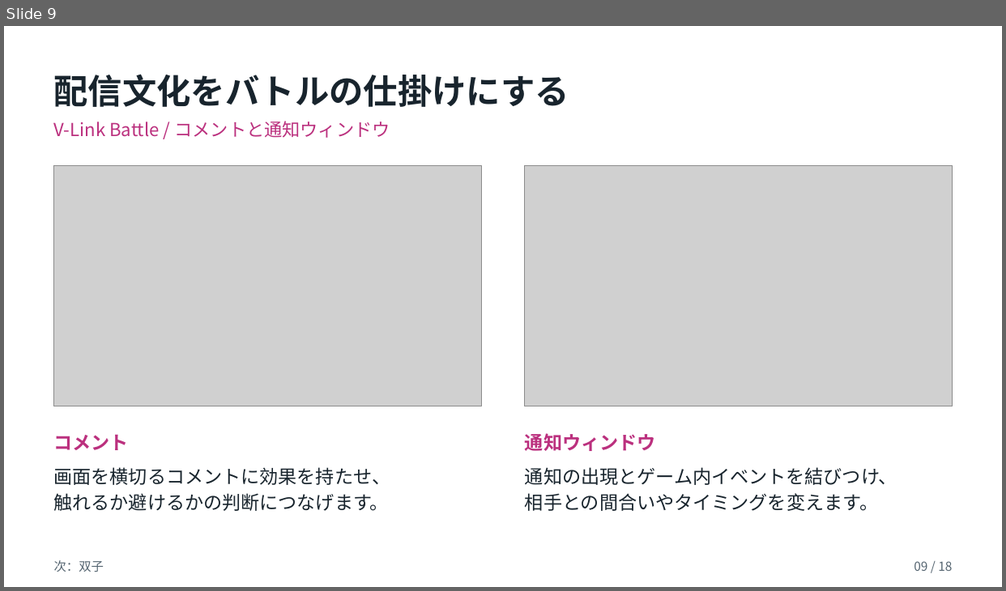
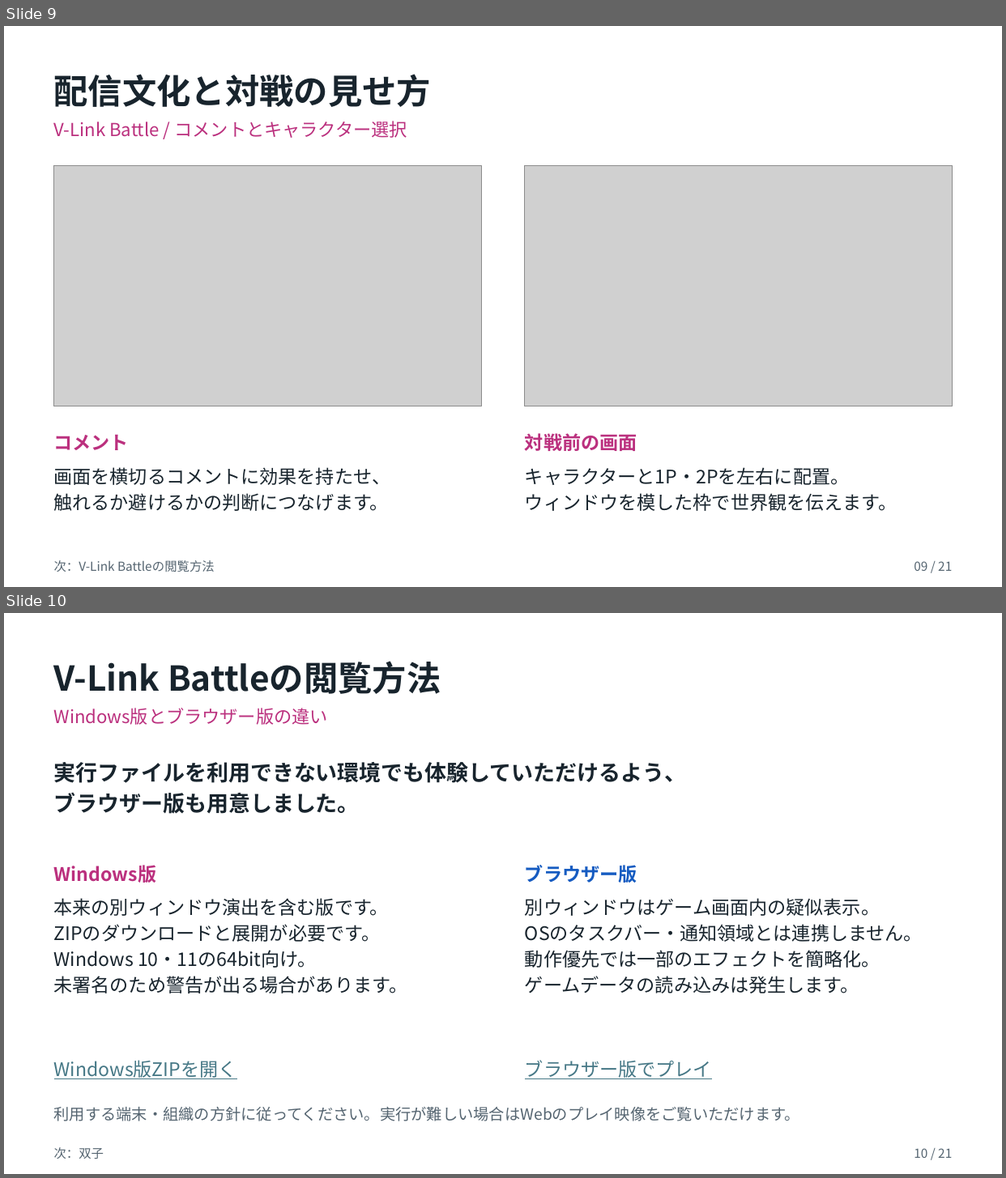
Before and after one commit to kuon-haruto/portfolio, a slide deck: documents/portfolio/島本善太_ポートフォリオ.pptx. Shown one above the other, each under a label of ours: slide 9 before the commit, slides 9 and 10 after it. The pictures are 1006x591 and 1006x1178 pixels, drawn with LibreOffice and Linux fonts; fonts in the diff are those of the drawing; grey boxes stand for pictures. Boxes give left, top, right and bottom in pixels: in the first picture for what was removed or moved away, otherwise in the second. Text is boxed around its words. In the diff, an @@ line names an element or a change of style, - is before the commit and + after.

```diff
--- a/documents/portfolio/島本善太_ポートフォリオ.pptx
+++ b/documents/portfolio/島本善太_ポートフォリオ.pptx
@@ slide 10 added at box(4, 613, 1002, 1174), background #FFFFFF @@
@@ text added at box(54, 661, 441, 694), 33 pt, text #18242D, bold @@
+V-Link Battleの閲覧方法
@@ text added at box(54, 708, 328, 725), 17.2 pt, text #BB307E @@
+Windows版とブラウザー版の違い
@@ text added at box(54, 762, 687, 814), 21 pt, text #18242D, bold @@
+実行ファイルを利用できない環境でも体験していただけるよう、
+ブラウザー版も用意しました。
@@ text added at box(54, 865, 157, 883), 18 pt, text #BB307E, bold @@
+Windows版
@@ text added at box(525, 865, 637, 883), 18 pt, text #155BC1, bold @@
+ブラウザー版
@@ text added at box(54, 898, 408, 994), 18 pt, text #18242D @@
+本来の別ウィンドウ演出を含む版です。
+ZIPのダウンロードと展開が必要です。
+Windows 10・11の64bit向け。
+未署名のため警告が出る場合があります。
@@ text added at box(525, 898, 923, 994), 18 pt, text #18242D @@
+別ウィンドウはゲーム画面内の疑似表示。
+OSのタスクバー・通知領域とは連携しません。
+動作優先では一部のエフェクトを簡略化。
+ゲームデータの読み込みは発生します。
@@ text added at box(54, 1060, 237, 1080), 18 pt, text #467886, underline @@
+Windows版ZIPを開く
@@ text added at box(525, 1060, 712, 1080), 18 pt, text #467886, underline @@
+ブラウザー版でプレイ
@@ text added at box(54, 1107, 800, 1122), 15 pt, text #556571 @@
+利用する端末・組織の方針に従ってください。実行が難しい場合はWebのプレイ映像をご覧いただけます。
@@ text added at box(54, 1148, 104, 1159), 12 pt, text #556571 @@
+次：双子
@@ text added at box(914, 1148, 952, 1158), 12 pt, text #556571 @@
+10 / 21
@@ slide 9 changed as well @@
@@ text at box(54, 74, 432, 107): text changed @@
-配信文化をバトルの仕掛けにする
+配信文化と対戦の見せ方
@@ text at box(54, 121, 407, 138): text changed @@
-V-Link Battle / コメントと通知ウィンドウ
+V-Link Battle / コメントとキャラクター選択
@@ text at box(525, 433, 637, 451): text changed @@
-通知ウィンドウ
+対戦前の画面
@@ text at box(525, 467, 897, 511): text changed @@
-通知の出現とゲーム内イベントを結びつけ、
-相手との間合いやタイミングを変えます。
+キャラクターと1P・2Pを左右に配置。
+ウィンドウを模した枠で世界観を伝えます。
@@ text at box(54, 561, 215, 572): text changed @@
-次：双子
+次：V-Link Battleの閲覧方法
@@ text at box(914, 561, 952, 571): text changed @@
-09 / 18
+09 / 21
```
Also in this commit, not shown: 17 other slides changed, 2 other slides added, 3 other files.
